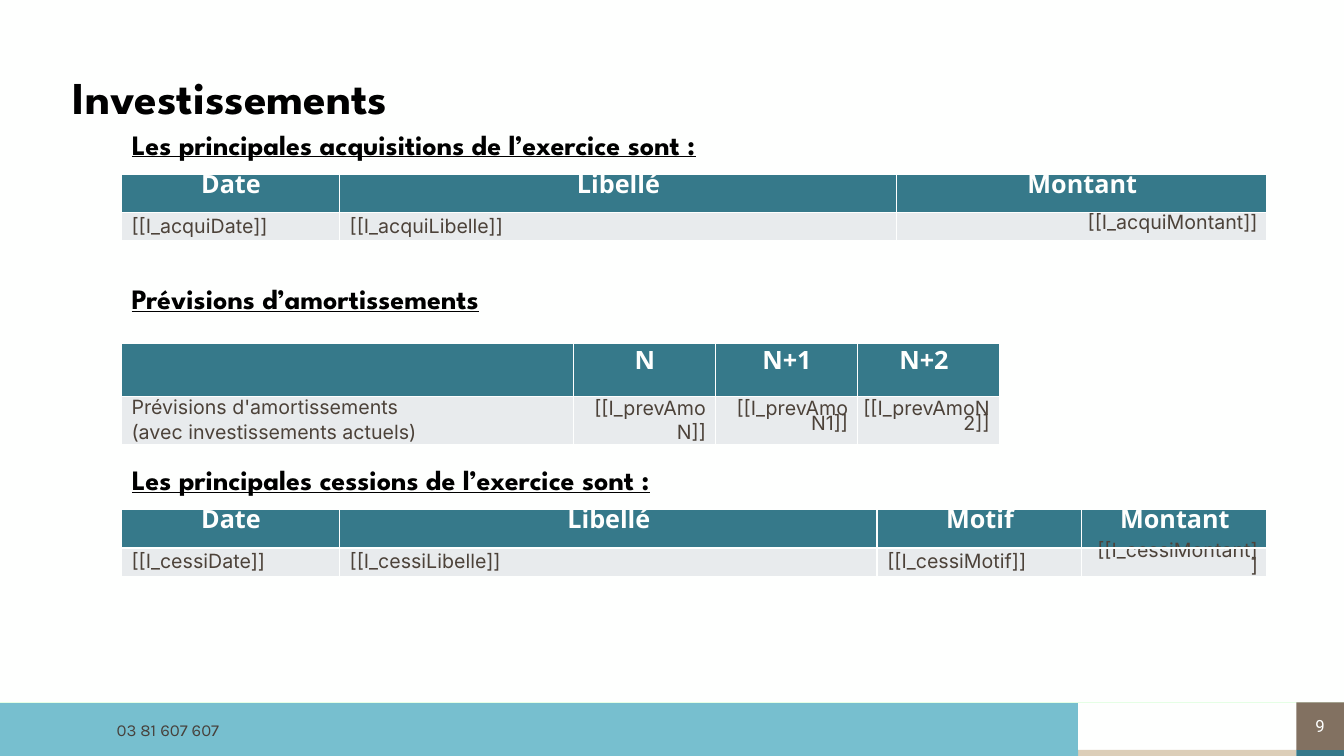
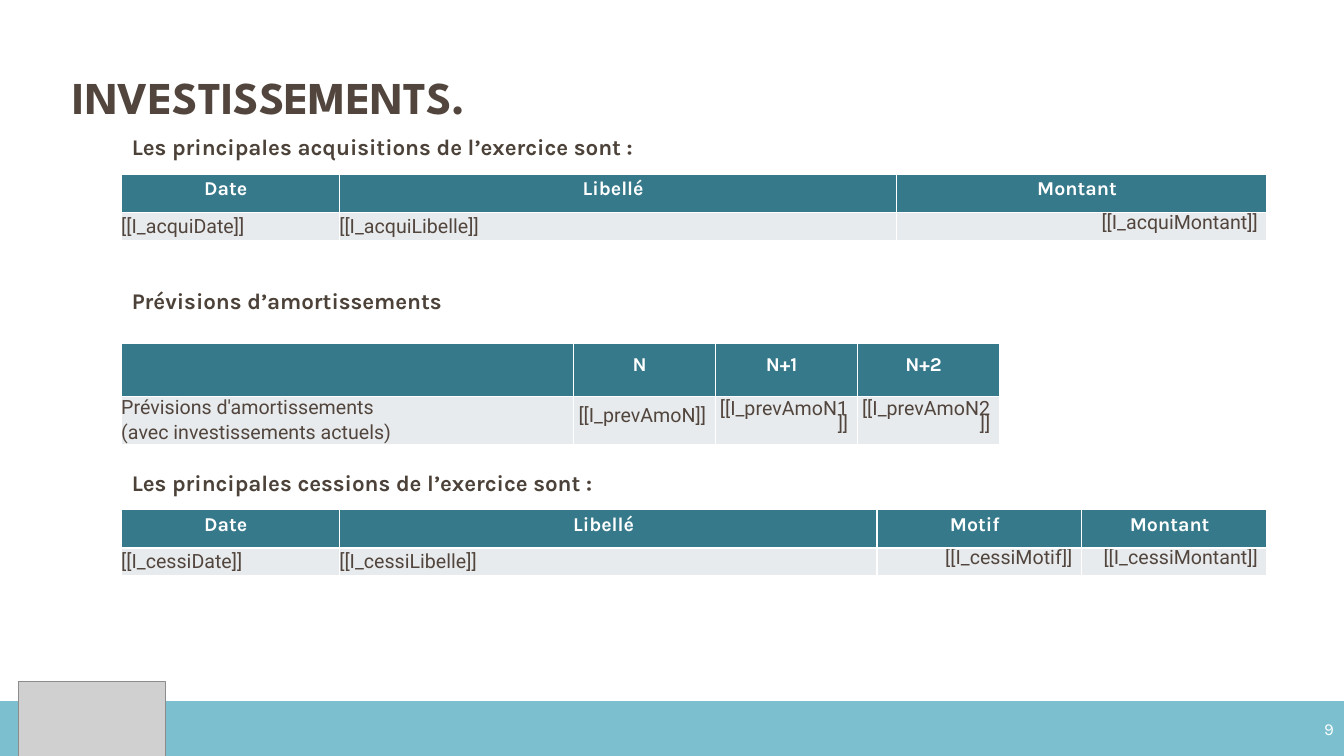
Before and after one commit to ldebouche/Projet1_lettre_fin_de_mission, a slide deck: slide 9 of backend/src/templates/modele_complet.pptm. Drawn at 1344x756 pixels with LibreOffice and Linux fonts; fonts in the diff are those of the drawing; grey boxes stand for pictures; background and template pictures are left out. Boxes give left, top, right and bottom in pixels: in the first picture for what was removed or moved away, otherwise in the second. Text is boxed around its words. In the diff, an @@ line names an element or a change of style, - is before the commit and + after.

```diff
--- a/backend/src/templates/modele_complet.pptm
+++ b/backend/src/templates/modele_complet.pptm
@@ text at box(73, 83, 466, 115): text changed; text colour #000000 to #51453D @@
-Investissements
+INVESTISSEMENTS.
@@ table at box(121, 134, 1266, 241) @@
@@ size 20 to 16 pt, font League Spartan to Karla, text colour #000000 to #4C4239, underline off in "Les principales acquisitions de l’exercice sont :" @@
@@ size 18 to 14 pt, font Open Sans to Karla, text colour #FEFFFE to #FFFFFF in "Date", "Libellé", "Montant" @@
@@ font Inter to Roboto, text colour #4C4239 to #51453D in "[[I_acquiDate]]", "[[I_acquiLibelle]]", "[[I_acquiMontant]]" @@
@@ indent changed @@
@@ table at box(121, 288, 999, 447) @@
@@ size 20 to 16 pt, font League Spartan to Karla, text colour #000000 to #4C4239, underline off in "Prévisions d’amortissements" @@
@@ size 18 to 14 pt, font Open Sans to Karla, text colour #FEFFFE to #FFFFFF in "N", "N+1", "N+2" @@
@@ font Inter to Roboto, text colour #4C4239 to #51453D in "Prévisions d'amortissements", "(avec investissements actuels)", "[[I_prevAmoN]]", "[[I_prevAmoN1]]" and 1 more places @@
@@ indent changed @@
@@ line spacing 1 to 10.3pt @@
@@ more space between paragraphs @@
@@ table at box(121, 470, 1266, 576) @@
@@ size 20 to 16 pt, font League Spartan to Karla, text colour #000000 to #4C4239, underline off in "Les principales cessions de l’exercice sont :" @@
@@ size 18 to 14 pt, font Open Sans to Karla, text colour #FEFFFE to #FFFFFF in "Date", "Libellé", "Motif", "Montant" @@
@@ font Inter to Roboto, text colour #4C4239 to #51453D in "[[I_cessiDate]]", "[[I_cessiLibelle]]", "[[I_cessiMotif]]", "[[I_cessiMontant]]" @@
@@ indent changed @@
@@ alignment left to right @@
@@ line spacing 0.91 to 10.3pt @@
@@ picture added at box(19, 683, 166, 756) @@
@@ freeform shape removed at box(0, 703, 1078, 750) @@
@@ rectangle added at box(0, 703, 1344, 756), fill #7CC0D0, outline #7CC0D0 1.5 pt @@
@@ page number: place and size @@
-page number at box(1297, 703, 1344, 750)
+page number at box(1297, 703, 1344, 756)
@@ page number at box(1297, 703, 1344, 756): font Roboto to Karla; alignment centre to right; fill #827161 to #7CC0D0; outline none to #7CC0D0 0.75 pt @@
@@ text removed at box(117, 725, 219, 736) @@
-03 81 607 607
@@ rectangle removed at box(0, 750, 1079, 756) @@
@@ rectangle removed at box(1079, 750, 1298, 756) @@
@@ rectangle removed at box(1297, 750, 1344, 756) @@
```
Also in this commit, not shown: 19 other slides changed, 20 other files.
